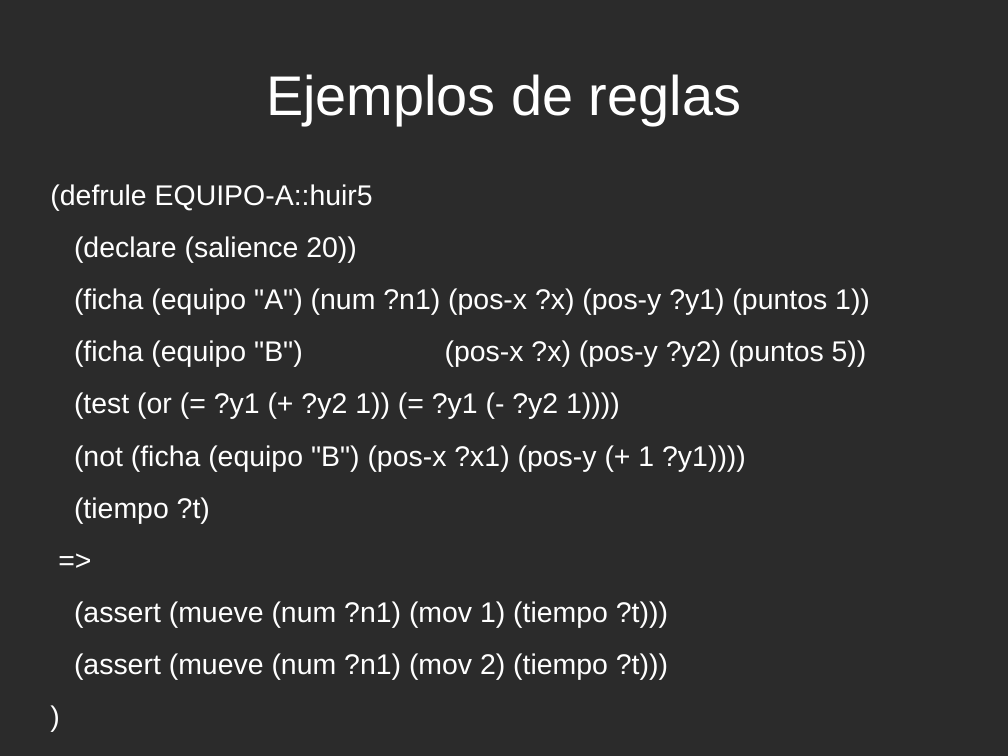
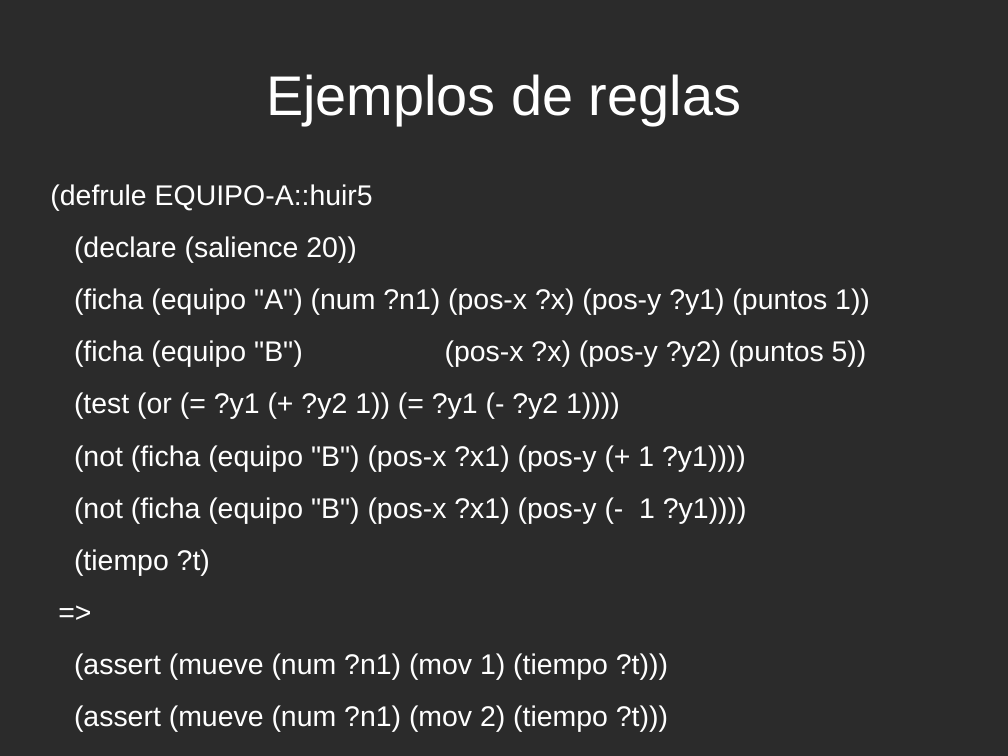
Before and after one commit to rompehielos013013013/gsiege, a slide deck: slide 31 of presentacion/expertoUCLM2014/SSEE-IA.odp. Drawn at 1008x756 pixels with LibreOffice and Linux fonts; fonts in the diff are those of the drawing; background and template pictures are left out; a plain dark background stands for a picture behind light text. Boxes give left, top, right and bottom in pixels: in the first picture for what was removed or moved away, otherwise in the second. Text is boxed around its words. In the diff, an @@ line names an element or a change of style, - is before the commit and + after.

Commit message:
Corregidas erratas en reglas

```diff
--- a/presentacion/expertoUCLM2014/SSEE-IA.odp
+++ b/presentacion/expertoUCLM2014/SSEE-IA.odp
@@ text at <box>74,497,747,523</box>: paragraph added @@
+(not (ficha (equipo "B") (pos-x ?x1) (pos-y (- 1 ?y1))))
```
Also in this commit, not shown: 2 other slides changed.
